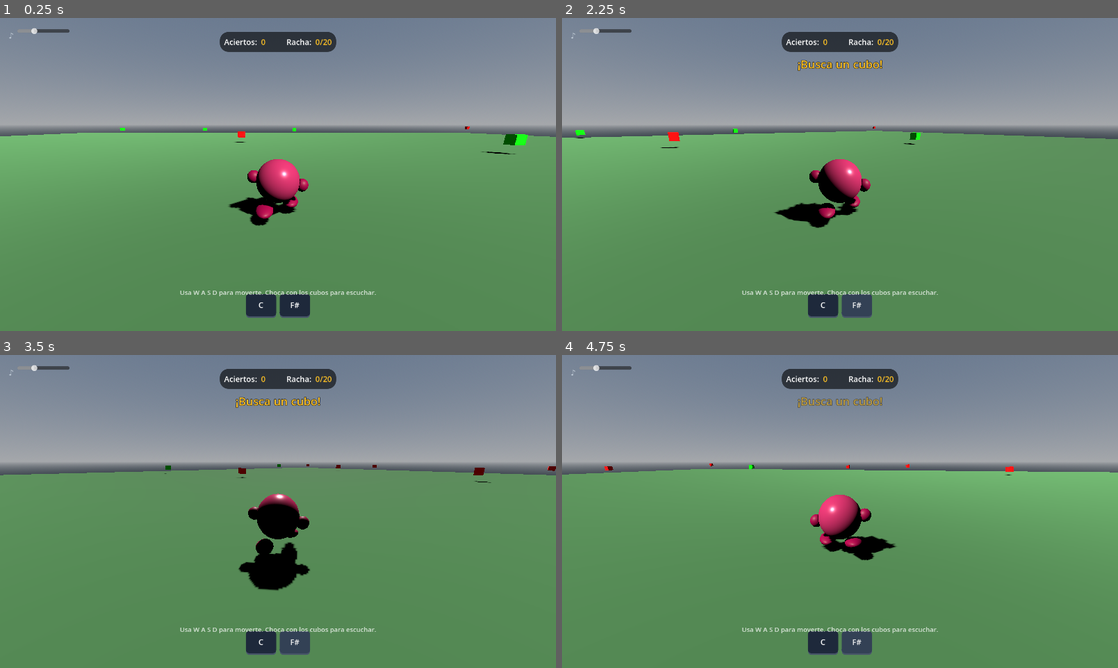
Above: before the commit, frames 1-4 (two rows, left to right).
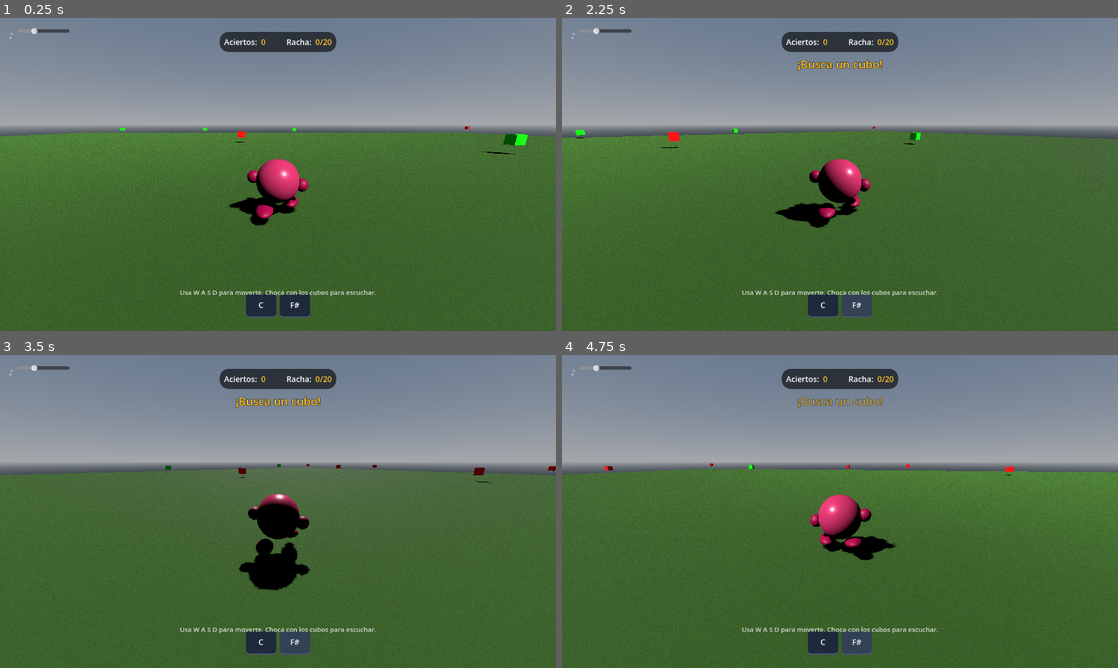
Above: after the commit, the same moments.

Repository: luisca66/walking-apmulti
Game: Godot game, scene res://scenes/TestScene.tscn
Two runs of this game, one before a commit and one after it. Both use one fixed random seed, a clock stepped at 60 frames per second and the inputs below. Sound files missing from this copy of the repository are replaced by a short silence.
Inputs:
- Up to frame 1 (0.25 s): no input
- Up to frame 2 (2.25 s): click "C" at 0.5 s; click "F#" at 1.25 s; tap Enter at 2 s; hold D (move_right) from 2.03 s (still down)
- Up to frame 3 (3.5 s): release D (move_right) at 2.78 s; hold S (move_backward) from 2.78 s (still down)
- Up to frame 4 (4.75 s): release S (move_backward) at 3.53 s; hold D (move_right) 3.53-4.28 s; hold W (move_forward) from 4.28 s (still down)

The runs differ from the first frame. In frame 1, 60% of the frame differs, in the area x 0-100%, y 36-100%; in frame 2, 60%; in frame 3, 59%; in frame 4, 60%.

Commit message:
add: sistema de texturas procedurales para muros, puertas y pasto
- Crear TextureGenerator.gd como autoload con generación procedural de:
  * Textura de muro de piedra medieval (512x512) con efecto de mortero y bloques
  * Textura de puerta de madera (512x1024) con tablones, vetas, bandas de hierro y remaches
  * Textura de pasto (512x512) con variación de color natural
- Implementar Arena.gd con métodos para crear muros y puertas con texturas procedurales
- Aplicar textura de pasto al Ground en TestScene y LevelScene
- Registrar TextureGenerator en project.godot como autoload
- Eliminar dependencia de archivos de imagen externos (.jpg/.png)

Las texturas se generan una vez al inicio y hacen tiling correcto mediante uv1_scale.

Co-Authored-By: Claude Sonnet 4.5 <noreply@anthropic.com>

Diff:
--- /dev/null
+++ b/autoload/TextureGenerator.gd
@@ -0,0 +1,147 @@
+extends Node
+
+func _ready():
+	print("TextureGenerator initialized")
+
+# --- TEXTURA DE PIEDRA (muro medieval) ---
+func generate_stone_wall(size: int = 512) -> ImageTexture:
+	var img = Image.create(size, size, false, Image.FORMAT_RGB8)
+
+	var rows = 10
+	var cols = 8
+	var brick_h = size / rows
+	var brick_w = size / cols
+
+	# Fondo gris oscuro (mortero)
+	img.fill(Color(0.18, 0.18, 0.18))
+
+	for row in range(rows):
+		var offset = 0 if row % 2 == 0 else brick_w / 2
+		for col in range(-1, cols + 1):
+			# Color aleatorio por piedra
+			var shade = (100.0 + randf() * 80.0) / 255.0
+			var stone_color = Color(shade * 0.95, shade, shade * 0.9)
+
+			var bx = int(col * brick_w + offset + 2)
+			var by = int(row * brick_h + 2)
+			var bw = int(brick_w - 4)
+			var bh = int(brick_h - 4)
+
+			# Dibujar rectángulo de piedra
+			for py in range(max(0, by), min(size, by + bh)):
+				for px in range(max(0, bx), min(size, bx + bw)):
+					# Agregar ruido sutil por pixel
+					var noise_val = (randf() - 0.5) * 0.06
+					var c = Color(
+						clampf(stone_color.r + noise_val, 0.0, 1.0),
+						clampf(stone_color.g + noise_val, 0.0, 1.0),
+						clampf(stone_color.b + noise_val, 0.0, 1.0)
+					)
+					img.set_pixel(px, py, c)
+
+			# Borde más oscuro en los bordes de cada piedra (efecto 3D sutil)
+			var border = 3
+			for py in range(max(0, by), min(size, by + border)):
+				for px in range(max(0, bx), min(size, bx + bw)):
+					var c = img.get_pixel(px, py).darkened(0.15)
+					img.set_pixel(px, py, c)
+			for py in range(max(0, by + bh - border), min(size, by + bh)):
+				for px in range(max(0, bx), min(size, bx + bw)):
+					var c = img.get_pixel(px, py).darkened(0.1)
+					img.set_pixel(px, py, c)
+
+	var tex = ImageTexture.create_from_image(img)
+	return tex
+
+# --- TEXTURA DE PUERTA DE MADERA ---
+func generate_wood_door(width: int = 512, height: int = 1024) -> ImageTexture:
+	var img = Image.create(width, height, false, Image.FORMAT_RGB8)
+
+	var planks = 6
+	var plank_w = width / planks
+	var wood_colors = [
+		Color(0.427, 0.298, 0.255),  # marrón medio
+		Color(0.365, 0.251, 0.216),  # marrón oscuro
+		Color(0.475, 0.333, 0.282),  # marrón claro
+		Color(0.306, 0.204, 0.176),  # marrón muy oscuro
+		Color(0.553, 0.431, 0.388),  # marrón pastel
+		Color(0.243, 0.149, 0.137)   # marrón profundo
+	]
+
+	# Pintar tablones
+	for i in range(planks):
+		var base_color = wood_colors[randi() % wood_colors.size()]
+		var x_start = i * plank_w
+
+		for py in range(height):
+			for px in range(x_start, min(width, x_start + plank_w)):
+				# Vetas verticales de madera
+				var veta = sin(float(px) * 0.3 + float(py) * 0.02 + randf() * 0.5) * 0.04
+				var noise_val = (randf() - 0.5) * 0.03
+				var c = Color(
+					clampf(base_color.r + veta + noise_val, 0.0, 1.0),
+					clampf(base_color.g + veta * 0.8 + noise_val, 0.0, 1.0),
+					clampf(base_color.b + veta * 0.6 + noise_val, 0.0, 1.0)
+				)
+				img.set_pixel(px, py, c)
+
+		# Línea divisoria entre tablones
+		if i > 0:
+			for py in range(height):
+				var line_x = x_start
+				if line_x < width:
+					img.set_pixel(line_x, py, Color(0.15, 0.09, 0.06))
+					if line_x + 1 < width:
+						img.set_pixel(line_x + 1, py, Color(0.15, 0.09, 0.06))
+
+	# Bandas horizontales de hierro
+	var band_height = 30
+	var band_positions = [int(height * 0.15), int(height * 0.75)]
+	for band_y in band_positions:
+		for py in range(band_y, min(height, band_y + band_height)):
+			for px in range(width):
+				var iron_noise = (randf() - 0.5) * 0.05
+				img.set_pixel(px, py, Color(0.1 + iron_noise, 0.1 + iron_noise, 0.1 + iron_noise))
+
+		# Remaches/clavos en las bandas
+		var stud_spacing = 80
+		for sx in range(40, width, stud_spacing):
+			var sy = band_y + band_height / 2
+			for dy in range(-4, 5):
+				for dx in range(-4, 5):
+					if dx * dx + dy * dy <= 16:  # círculo radio 4
+						var px2 = sx + dx
+						var py2 = sy + dy
+						if px2 >= 0 and px2 < width and py2 >= 0 and py2 < height:
+							var dist = sqrt(float(dx * dx + dy * dy)) / 4.0
+							var bright = 0.3 - dist * 0.15
+							img.set_pixel(px2, py2, Color(bright, bright, bright))
+
+	# Marco exterior
+	var frame_w = 4
+	var frame_color = Color(0.12, 0.07, 0.04)
+	for py in range(height):
+		for fx in range(frame_w):
+			img.set_pixel(fx, py, frame_color)
+			img.set_pixel(width - 1 - fx, py, frame_color)
+	for px in range(width):
+		for fy in range(frame_w):
+			img.set_pixel(px, fy, frame_color)
+			img.set_pixel(px, height - 1 - fy, frame_color)
+
+	var tex = ImageTexture.create_from_image(img)
+	return tex
+
+# --- TEXTURA DE PASTO ---
+func generate_grass(size: int = 512) -> ImageTexture:
+	var img = Image.create(size, size, false, Image.FORMAT_RGB8)
+
+	for py in range(size):
+		for px in range(size):
+			var base_g = 0.35 + randf() * 0.15
+			var base_r = base_g * 0.5 + randf() * 0.05
+			var base_b = base_g * 0.3 + randf() * 0.03
+			img.set_pixel(px, py, Color(base_r, base_g, base_b))
+
+	var tex = ImageTexture.create_from_image(img)
+	return tex
--- a/project.godot
+++ b/project.godot
@@ -19,6 +19,7 @@
 
 GameManager="*res://autoload/GameManager.gd"
 AudioManager="*res://autoload/AudioManager.gd"
+TextureGenerator="*res://autoload/TextureGenerator.gd"
 
 [debug]
 
--- /dev/null
+++ b/scenes/Arena.gd
@@ -0,0 +1,92 @@
+extends Node3D
+
+var stone_texture: ImageTexture
+var wood_texture: ImageTexture
+
+func _ready():
+	# Generar texturas procedurales
+	stone_texture = TextureGenerator.generate_stone_wall()
+	wood_texture = TextureGenerator.generate_wood_door()
+	print("Procedural textures generated")
+
+# Crear un muro con textura de piedra
+func _create_wall(position: Vector3, size: Vector3) -> StaticBody3D:
+	var wall = StaticBody3D.new()
+	wall.position = position
+
+	# Mesh
+	var mesh_instance = MeshInstance3D.new()
+	var box_mesh = BoxMesh.new()
+	box_mesh.size = size
+	mesh_instance.mesh = box_mesh
+
+	# Material con textura de piedra
+	var mat = StandardMaterial3D.new()
+	mat.albedo_texture = stone_texture
+	mat.texture_filter = BaseMaterial3D.TEXTURE_FILTER_LINEAR_WITH_MIPMAPS
+	mat.uv1_scale = Vector3(size.x / 4.0, size.y / 4.0, 1.0)
+	mat.roughness = 0.8
+
+	mesh_instance.set_surface_override_material(0, mat)
+	wall.add_child(mesh_instance)
+
+	# Colisión
+	var collision = CollisionShape3D.new()
+	var shape = BoxShape3D.new()
+	shape.size = size
+	collision.shape = shape
+	wall.add_child(collision)
+
+	return wall
+
+# Crear una puerta con textura de madera
+func _create_door(position: Vector3, size: Vector3 = Vector3(2.0, 3.0, 0.2)) -> StaticBody3D:
+	var door = StaticBody3D.new()
+	door.position = position
+
+	# Mesh
+	var mesh_instance = MeshInstance3D.new()
+	var box_mesh = BoxMesh.new()
+	box_mesh.size = size
+	mesh_instance.mesh = box_mesh
+
+	# Material con textura de madera
+	var mat = StandardMaterial3D.new()
+	mat.albedo_texture = wood_texture
+	mat.texture_filter = BaseMaterial3D.TEXTURE_FILTER_LINEAR_WITH_MIPMAPS
+	mat.uv1_scale = Vector3(1.0, 1.0, 1.0)  # La textura ya tiene el tamaño correcto
+	mat.roughness = 0.7
+
+	mesh_instance.set_surface_override_material(0, mat)
+	door.add_child(mesh_instance)
+
+	# Colisión
+	var collision = CollisionShape3D.new()
+	var shape = BoxShape3D.new()
+	shape.size = size
+	collision.shape = shape
+	door.add_child(collision)
+
+	return door
+
+# Ejemplo de uso: crear un recinto simple
+func create_simple_arena():
+	# Muro norte
+	var wall_n = _create_wall(Vector3(0, 2, -20), Vector3(40, 4, 0.5))
+	add_child(wall_n)
+
+	# Muro sur
+	var wall_s = _create_wall(Vector3(0, 2, 20), Vector3(40, 4, 0.5))
+	add_child(wall_s)
+
+	# Muro este
+	var wall_e = _create_wall(Vector3(20, 2, 0), Vector3(0.5, 4, 40))
+	add_child(wall_e)
+
+	# Muro oeste
+	var wall_w = _create_wall(Vector3(-20, 2, 0), Vector3(0.5, 4, 40))
+	add_child(wall_w)
+
+	# Puerta en el muro sur
+	var door = _create_door(Vector3(0, 1.5, 20))
+	add_child(door)
--- a/scenes/TestScene.gd
+++ b/scenes/TestScene.gd
@@ -2,6 +2,9 @@
 
 
 func _ready() -> void:
+	# Aplicar textura de pasto procedural al suelo
+	_apply_grass_texture()
+
 	# Configurar notas seleccionadas (C3, F#3, C4)
 	GameManager.selected_notes = [
 		{"note_index": 0, "octave": 3},   # C3
@@ -32,6 +35,18 @@
 	# Iniciar música de fondo
 	AudioManager.start_music()
 
+func _apply_grass_texture():
+	var ground = $Ground
+	if ground:
+		var grass_tex = TextureGenerator.generate_grass()
+		var grass_mat = StandardMaterial3D.new()
+		grass_mat.albedo_texture = grass_tex
+		grass_mat.uv1_scale = Vector3(50.0, 50.0, 1.0)
+		grass_mat.texture_filter = BaseMaterial3D.TEXTURE_FILTER_LINEAR_WITH_MIPMAPS
+		grass_mat.roughness = 0.95
+		ground.set_surface_override_material(0, grass_mat)
+		print("Grass texture applied to ground")
+
 
 func _on_player_hit_cube(note_index: int, octave: int, cube: Area3D) -> void:
 	print("Hit note: ", GameManager.NOTES[note_index], octave)
--- a/scenes/levels/LevelScene.gd
+++ b/scenes/levels/LevelScene.gd
@@ -7,6 +7,9 @@
 @onready var level_complete = $LevelComplete
 
 func _ready():
+	# Aplicar textura de pasto procedural al suelo
+	_apply_grass_texture()
+
 	GameManager.selected_notes = GameManager.get_current_level_notes()
 	GameManager.selected_instrument = "Piano"
 	GameManager.reset_level_state()
@@ -26,6 +29,18 @@
 	if not AudioManager.music_player.playing:
 		AudioManager.start_music()
 
+func _apply_grass_texture():
+	var ground = get_node_or_null("Ground")
+	if ground:
+		var grass_tex = TextureGenerator.generate_grass()
+		var grass_mat = StandardMaterial3D.new()
+		grass_mat.albedo_texture = grass_tex
+		grass_mat.uv1_scale = Vector3(50.0, 50.0, 1.0)
+		grass_mat.texture_filter = BaseMaterial3D.TEXTURE_FILTER_LINEAR_WITH_MIPMAPS
+		grass_mat.roughness = 0.95
+		ground.set_surface_override_material(0, grass_mat)
+		print("Grass texture applied to ground")
+
 func _on_level_reset():
 	note_spawner.reset_all_cubes()
 	if player.has_method("reset_collision_state"):
